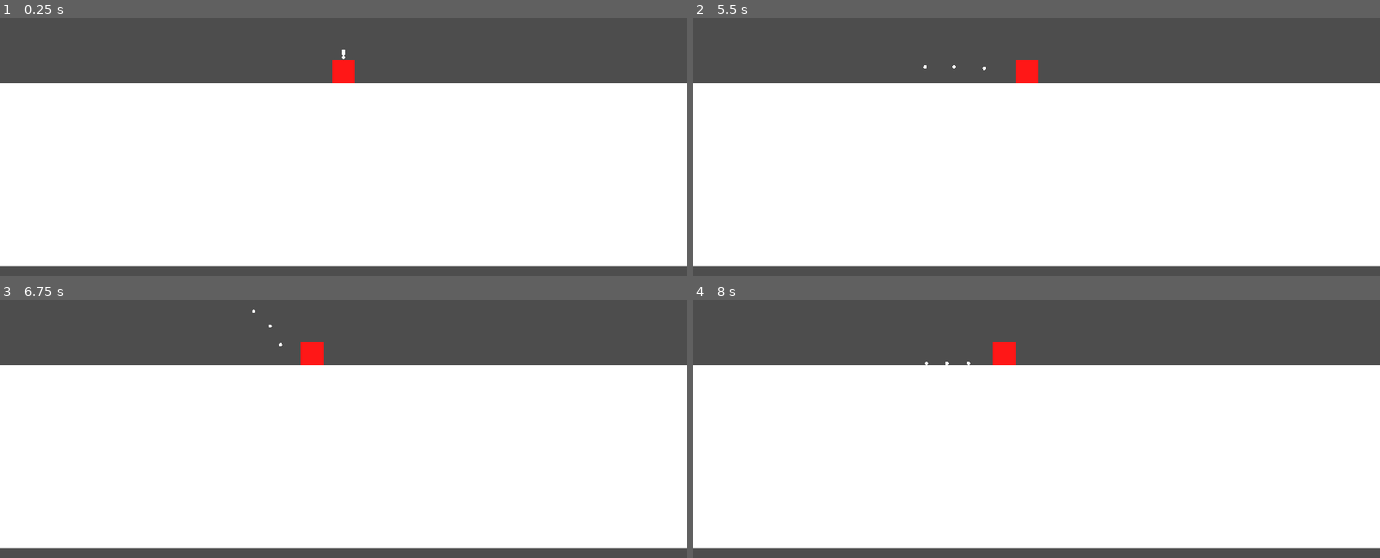
Above: before the commit, frames 1-4 (two rows, left to right).
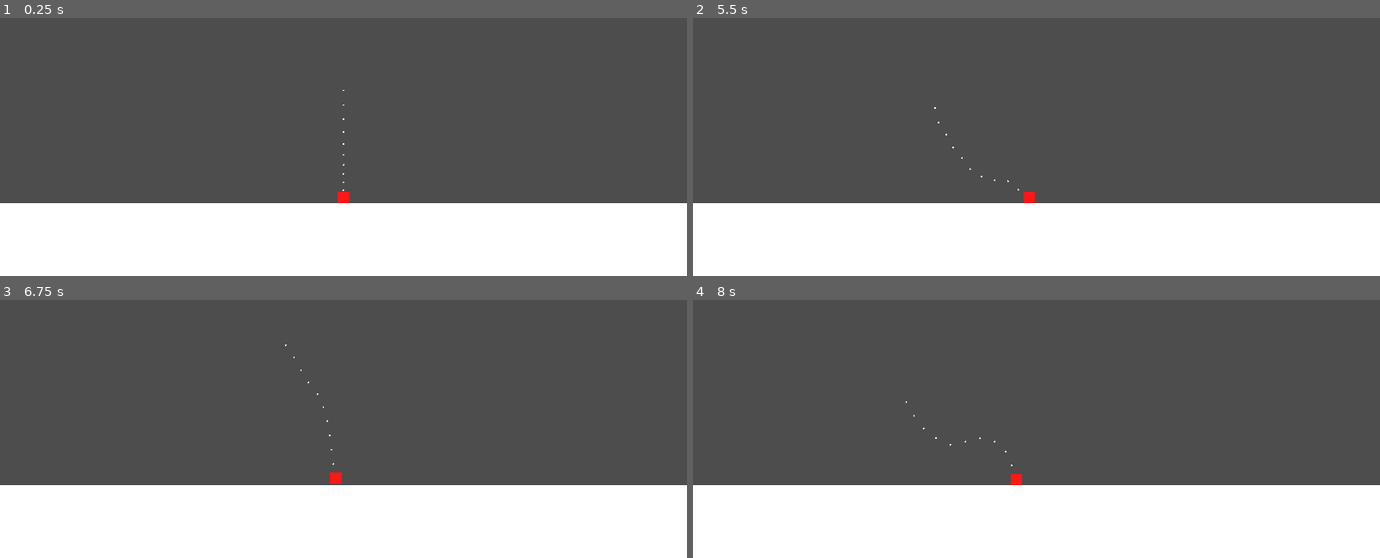
Above: after the commit, the same moments.

Repository: ZuBsPaCe/ludum-dare-55
Game: Godot game, scene res://Scenes/Game.tscn
The game is run twice, just before and just after one commit, with the same random seed, the same clock (stepped at 60 frames per second) and the same inputs.
Inputs (mouse positions are in pixels of both pictures, inside the frame that each line leads up to):
- Up to frame 1 (0.25 s): no input
- Up to frame 2 (5.5 s): tap Enter at 0.5, 3.5 s; move the mouse to (1187, 64) at 0.52 s; press the mouse at (1187, 64) at 0.53 s; tap Space at 1.25 s; move the mouse to (899, 103) at 1.27 s; release the mouse at (899, 103) at 1.28 s; click (899, 103) at 1.35 s; move the mouse to (outside the picture) at 2.02 s; press the mouse at (outside the picture) at 2.03 s; move the mouse to (1002, 159) at 2.77 s; release the mouse at (1002, 159) at 2.78 s; click (1002, 159) at 2.85 s; move the mouse to (1242, 141) at 3.52 s; press the mouse at (1242, 141) at 3.53 s; move the mouse to (830, 25) at 4.27 s; release the mouse at (830, 25) at 4.28 s; click (830, 25) at 4.35 s; move the mouse to (1070, 82) at 5.02 s; press the mouse at (1070, 82) at 5.03 s
- Up to frame 3 (6.75 s): move the mouse to (outside the picture) at 5.77 s; release the mouse at (outside the picture) at 5.78 s; click (outside the picture) at 5.85 s; move the mouse to (494, 346) at 6.52 s; press the mouse at (494, 346) at 6.53 s
- Up to frame 4 (8 s): move the mouse to (899, 385) at 7.27 s; release the mouse at (899, 385) at 7.28 s; click (899, 385) at 7.35 s

The runs differ from the first frame. In frame 1, 51% of the frame differs, in the area x 0-100%, y 12-100%; in frame 2, 51%; in frame 3, 51%; in frame 4, 51%, in the area x 0-100%, y 16-100%.

Commit message:
Constructing chain elements in code

Diff:
--- /dev/null
+++ b/Chain/Chain.tscn
@@ -0,0 +1,18 @@
+[gd_scene load_steps=2 format=3 uid="uid://c43fso3cy3cmi"]
+
+[sub_resource type="CircleShape2D" id="CircleShape2D_hktte"]
+
+[node name="Chain" type="PinJoint2D"]
+node_a = NodePath("..")
+node_b = NodePath("ChainBody")
+
+[node name="ChainBody" type="RigidBody2D" parent="."]
+position = Vector2(0, -147)
+collision_layer = 2
+mass = 0.01
+
+[node name="CollisionShape2D" type="CollisionShape2D" parent="ChainBody"]
+shape = SubResource("CircleShape2D_hktte")
+
+[node name="Polygon2D" type="Polygon2D" parent="ChainBody"]
+polygon = PackedVector2Array(0, -10, 9, -5, 9, 5, 0, 10, -9, 5, -9, -5)
--- a/Player/Player.gd
+++ b/Player/Player.gd
@@ -1,48 +1,63 @@
 extends Node2D
+
+@export var chain_scene: PackedScene
 
 var _hold_pos: Vector2
 
 var _joints := []
+var _chain:RigidBody2D
+
+const DEFAULT_SOFTNESS := 50.0
+const HOLD_SOFTNESS := 10.0
+
+const FIRST_CHAIN_OFFSET := 100.0
+const DEFAULT_CHAIN_OFFSET := 5.0
 
 func _ready():
-	get_joints(self, _joints)
+
+	var bodies := []
+	add_chain(get_node("Box"), 10, FIRST_CHAIN_OFFSET, _joints, bodies)
+	_chain = bodies.back()
+
 	for joint in _joints:
-		joint.softness = 300.0
-	return
-	for child in get_children():
-		if child is PinJoint2D:
-			child.node_a = get_child(child.get_index() - 1).get_path()
-			child.node_b = get_child(child.get_index() + 1).get_path()
+		joint.softness = DEFAULT_SOFTNESS
 
 
 func _physics_process(delta):
-	var chain:RigidBody2D = get_node("%Chain3")
+	#var chain:RigidBody2D = get_node("%Chain3")
 
 	if Input.is_action_just_pressed("Hold"):
-		_hold_pos = chain.global_position
+		_hold_pos = _chain.global_position
 
 		for joint in _joints:
-			joint.softness = 50.0
+			joint.softness = HOLD_SOFTNESS
 	elif Input.is_action_just_released("Hold"):
 		for joint in _joints:
-			joint.softness = 300.0
+			joint.softness = DEFAULT_SOFTNESS
 
 	var impulse: Vector2
 
 	var target_pos: Vector2
 	if Input.is_action_pressed("Hold"):
 		target_pos = _hold_pos
-		impulse = (target_pos - chain.global_position).normalized() * 50.0
+		impulse = (target_pos - _chain.global_position).normalized() * 20.0
 	else:
 		target_pos = get_global_mouse_position()
-		impulse = (target_pos - chain.global_position) / 10.0
+		impulse = (target_pos - _chain.global_position) / 10.0
 		impulse = impulse.limit_length(8)
 
-	chain.apply_central_impulse(impulse)
+	_chain.apply_central_impulse(impulse)
 
 
-func get_joints(parent, list:Array):
-	for child in parent.get_children():
-		if child is PinJoint2D:
-			list.append(child)
-		get_joints(child, list)
+func add_chain(parent: Node2D, count: int, offset: float, joint_list: Array, body_list: Array):
+	var chain:Node2D = chain_scene.instantiate()
+	parent.add_child(chain)
+
+	var body:Node2D = chain.get_node("ChainBody")
+	body.position.y = offset
+
+	joint_list.append(chain)
+	body_list.append(body)
+
+	if count > 1:
+		add_chain(body, count - 1, DEFAULT_CHAIN_OFFSET, joint_list, body_list)
--- a/Player/Player.tscn
+++ b/Player/Player.tscn
@@ -1,11 +1,11 @@
 [gd_scene load_steps=3 format=3 uid="uid://7xhhshn0ev2o"]
 
 [ext_resource type="Script" path="res://Player/Player.gd" id="1_wydgr"]
-
-[sub_resource type="CircleShape2D" id="CircleShape2D_hktte"]
+[ext_resource type="PackedScene" uid="uid://c43fso3cy3cmi" path="res://Chain/Chain.tscn" id="2_obags"]
 
 [node name="Player" type="Node2D"]
 script = ExtResource("1_wydgr")
+chain_scene = ExtResource("2_obags")
 
 [node name="Box" type="RigidBody2D" parent="."]
 collision_layer = 2
@@ -16,49 +16,3 @@
 
 [node name="CollisionPolygon2D" type="CollisionPolygon2D" parent="Box"]
 polygon = PackedVector2Array(-64, -64, 64, -64, 64, 64, -64, 64)
-
-[node name="PinJoint2D" type="PinJoint2D" parent="Box"]
-node_a = NodePath("..")
-node_b = NodePath("Chain")
-
-[node name="Chain" type="RigidBody2D" parent="Box/PinJoint2D"]
-position = Vector2(0, -147)
-collision_layer = 2
-mass = 0.1
-
-[node name="CollisionShape2D" type="CollisionShape2D" parent="Box/PinJoint2D/Chain"]
-shape = SubResource("CircleShape2D_hktte")
-
-[node name="Polygon2D" type="Polygon2D" parent="Box/PinJoint2D/Chain"]
-polygon = PackedVector2Array(0, -10, 9, -5, 9, 5, 0, 10, -9, 5, -9, -5)
-
-[node name="PinJoint2D2" type="PinJoint2D" parent="Box/PinJoint2D/Chain"]
-node_a = NodePath("..")
-node_b = NodePath("Chain2")
-
-[node name="Chain2" type="RigidBody2D" parent="Box/PinJoint2D/Chain/PinJoint2D2"]
-position = Vector2(0, -76)
-collision_layer = 2
-mass = 0.1
-
-[node name="CollisionShape2D" type="CollisionShape2D" parent="Box/PinJoint2D/Chain/PinJoint2D2/Chain2"]
-shape = SubResource("CircleShape2D_hktte")
-
-[node name="Polygon2D" type="Polygon2D" parent="Box/PinJoint2D/Chain/PinJoint2D2/Chain2"]
-polygon = PackedVector2Array(0, -10, 9, -5, 9, 5, 0, 10, -9, 5, -9, -5)
-
-[node name="PinJoint2D3" type="PinJoint2D" parent="Box/PinJoint2D/Chain/PinJoint2D2/Chain2"]
-node_a = NodePath("..")
-node_b = NodePath("Chain3")
-
-[node name="Chain3" type="RigidBody2D" parent="Box/PinJoint2D/Chain/PinJoint2D2/Chain2/PinJoint2D3"]
-unique_name_in_owner = true
-position = Vector2(0, -67)
-collision_layer = 2
-mass = 0.1
-
-[node name="CollisionShape2D" type="CollisionShape2D" parent="Box/PinJoint2D/Chain/PinJoint2D2/Chain2/PinJoint2D3/Chain3"]
-shape = SubResource("CircleShape2D_hktte")
-
-[node name="Polygon2D" type="Polygon2D" parent="Box/PinJoint2D/Chain/PinJoint2D2/Chain2/PinJoint2D3/Chain3"]
-polygon = PackedVector2Array(0, -10, 9, -5, 9, 5, 0, 10, -9, 5, -9, -5)
--- a/Scenes/Game.tscn
+++ b/Scenes/Game.tscn
@@ -5,7 +5,8 @@
 [node name="Game" type="Node2D"]
 
 [node name="Camera2D" type="Camera2D" parent="."]
-zoom = Vector2(0.5, 0.5)
+position = Vector2(0, -1344)
+zoom = Vector2(0.25, 0.25)
 
 [node name="Floor" type="StaticBody2D" parent="."]
 
